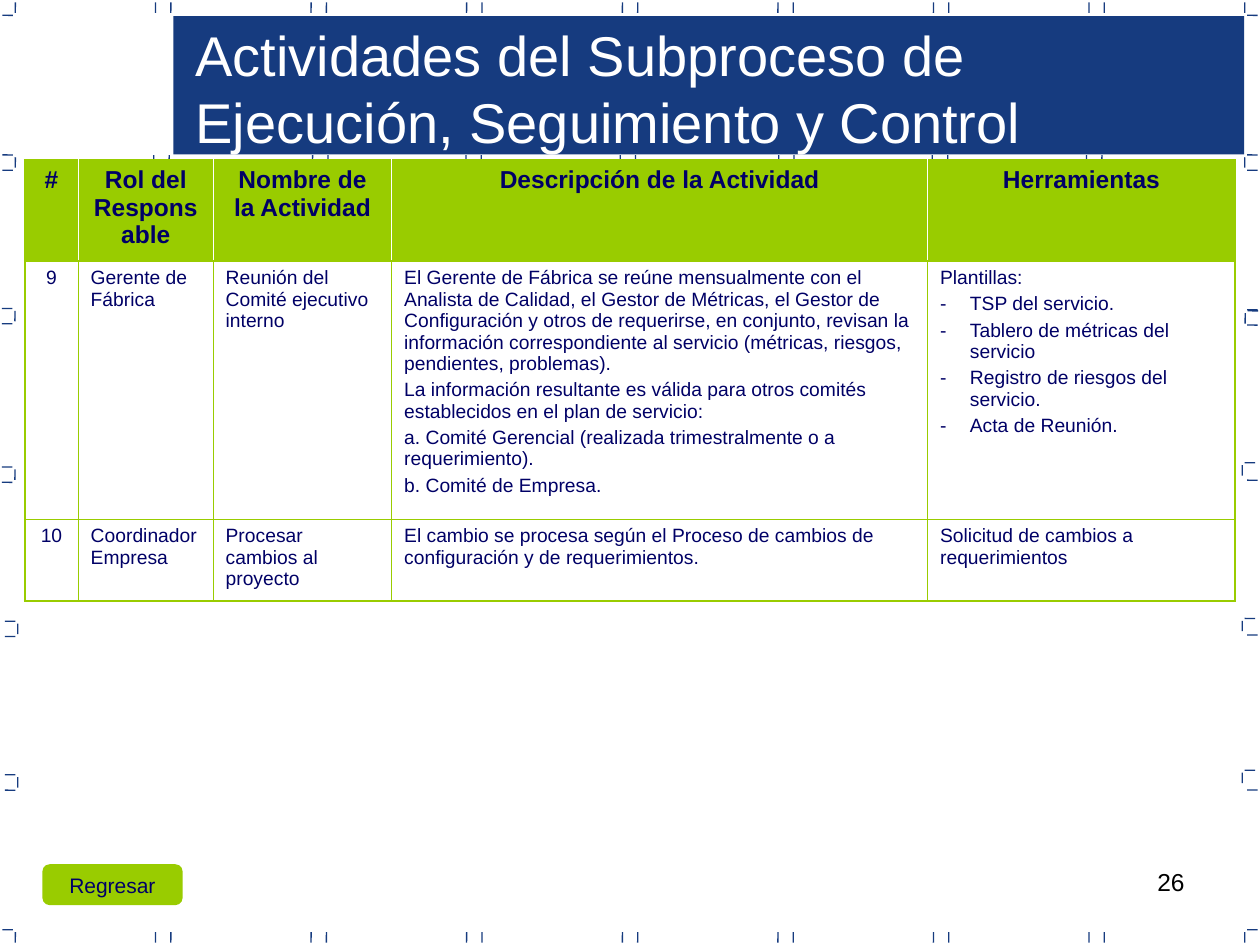
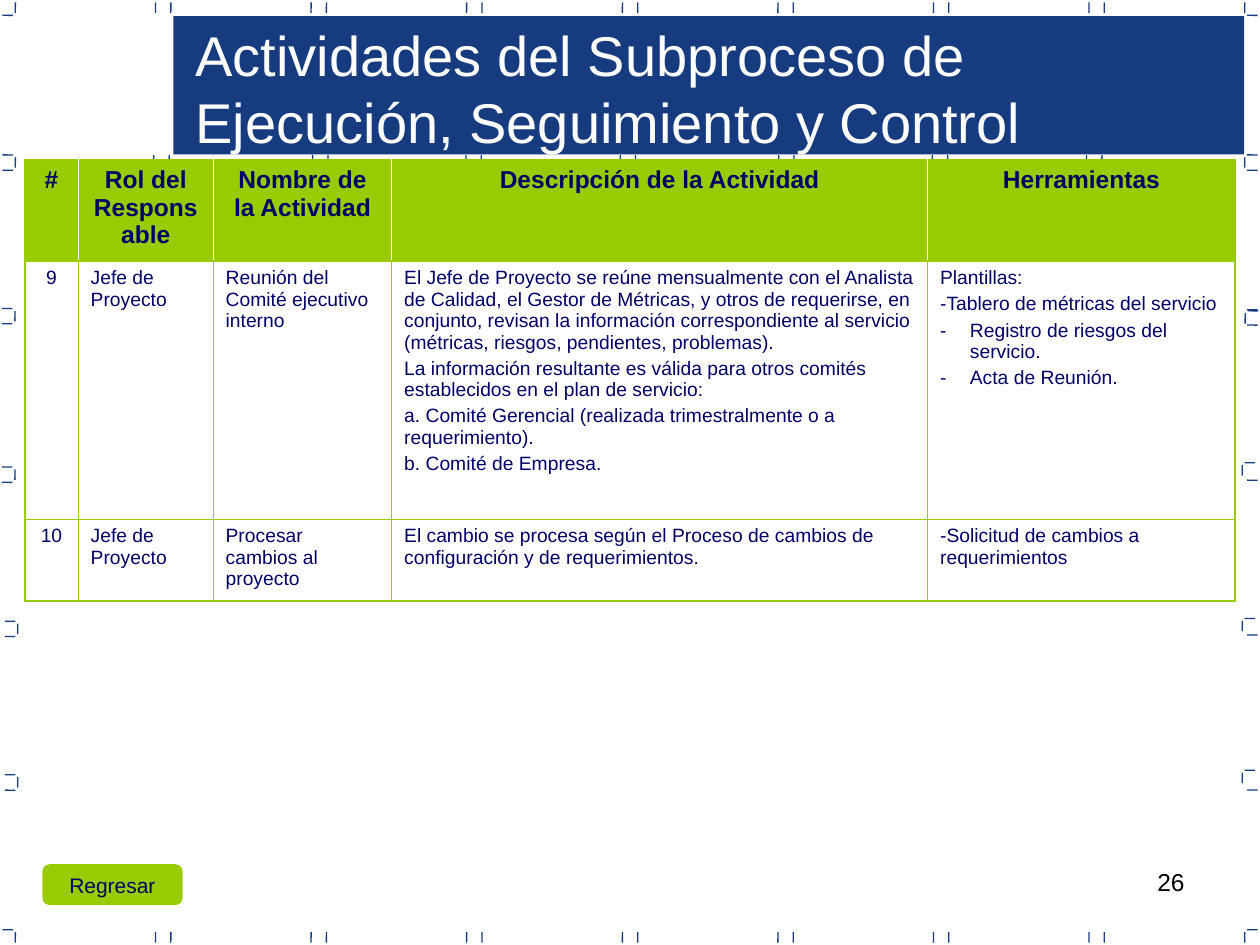
Before and after one commit to joansafr/Dev90PlusPlus, a slide deck: slide 26 of Area PP_PMC/7.0.1.23 Proceso de gestion de proyectos.ppt. Drawn at 1260x945 pixels with LibreOffice and Linux fonts; fonts in the diff are those of the drawing. Boxes give left, top, right and bottom in pixels: in the first picture for what was removed or moved away, otherwise in the second. Text is boxed around its words. In the diff, an @@ line names an element or a change of style, - is before the commit and + after.

Commit message:
Area PP_PMC
Se actualizo la ppt de proceso de gestion y se indico los puntos a
completar/mejorar del Plan de Proyecto (Titulo de color rojo).

```diff
--- a/Area PP_PMC/7.0.1.23 Proceso de gestion de proyectos.ppt
+++ b/Area PP_PMC/7.0.1.23 Proceso de gestion de proyectos.ppt
@@ table at [25, 160, 1236, 600] @@
-row 2: 9 | Gerente de Fábrica | Reunión del Comité ejecutivo interno | El Gerente de Fábrica se reúne mensualmente con el Analista de Calidad, el Gestor de Métricas, el Gestor de Configuración y otros de requerirse, en conjunto, revisan la información correspondiente al servicio (métricas, riesgos, pendientes, problemas). / La información resultante es válida para otros comités establecidos en el plan de servicio: / a. Comité Gerencial (realizada trimestralmente o a requerimiento). / b. Comité de Empresa. | Plantillas: / TSP del servicio. / Tablero de métricas del servicio / Registro de riesgos del servicio. / Acta de Reunión.
+row 2: 9 | Jefe de Proyecto | Reunión del Comité ejecutivo interno | El Jefe de Proyecto se reúne mensualmente con el Analista de Calidad, el Gestor de Métricas, y otros de requerirse, en conjunto, revisan la información correspondiente al servicio (métricas, riesgos, pendientes, problemas). / La información resultante es válida para otros comités establecidos en el plan de servicio: / a. Comité Gerencial (realizada trimestralmente o a requerimiento). / b. Comité de Empresa. | Plantillas: / -Tablero de métricas del servicio / Registro de riesgos del servicio. / Acta de Reunión.
-row 3, column 2: Coordinador Empresa
+row 3, column 2: Jefe de Proyecto
-row 3, column 5: Solicitud de cambios a requerimientos
+row 3, column 5: -Solicitud de cambios a requerimientos
```
Also in this commit, not shown: 19 other slides changed, 1 other file.
